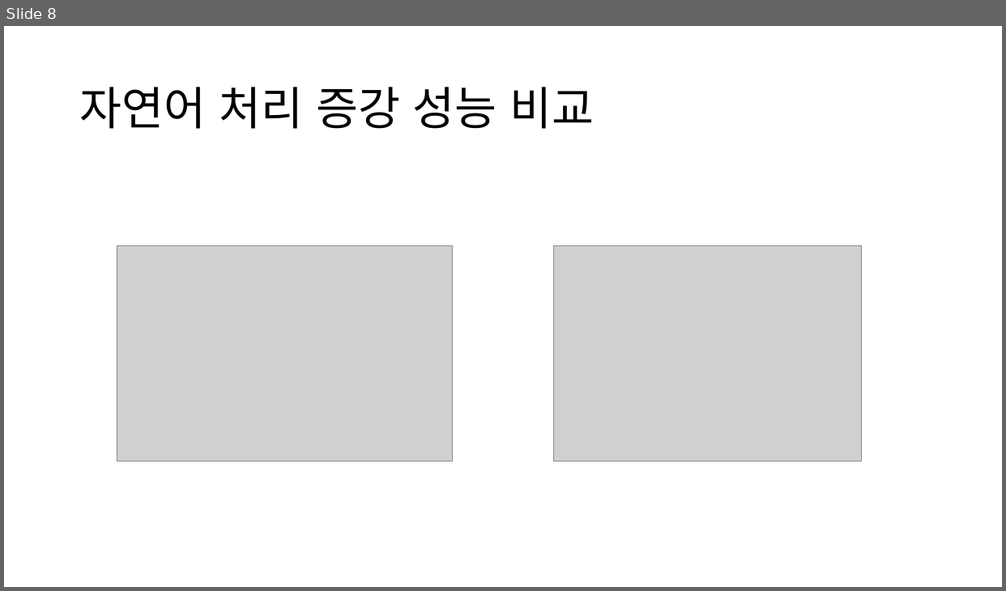
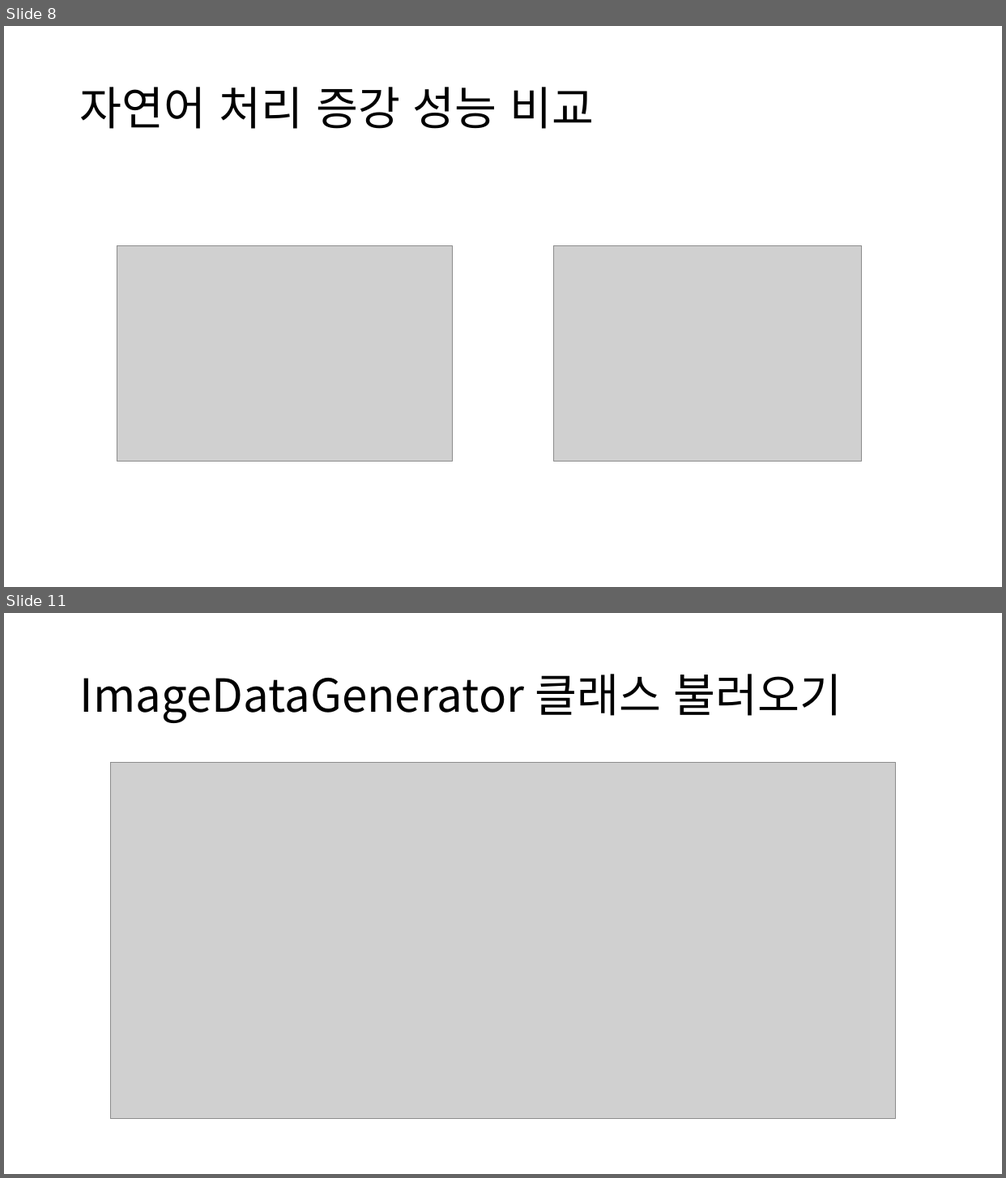
Before and after one commit to CSB-Songdo-International-Portfolio/2025-1_MLDL_course, a slide deck: AI 실전 4주차 - Data Augmentation.pptx. Shown one above the other, each under a label of ours: slide 8 before the commit, slides 8 and 11 after it; the slides between them are not shown. The pictures are 1006x591 and 1006x1178 pixels, drawn with LibreOffice and Linux fonts; fonts in the diff are those of the drawing; grey boxes stand for pictures. Boxes give left, top, right and bottom in pixels: in the first picture for what was removed or moved away, otherwise in the second. Text is boxed around its words. In the diff, an @@ line names an element or a change of style, - is before the commit and + after.

```diff
--- a/AI 실전 4주차 - Data Augmentation.pptx
+++ b/AI 실전 4주차 - Data Augmentation.pptx
@@ slide 11 added at (4, 613, 1002, 1174), background #FFFFFF @@
@@ title added at (80, 674, 842, 723), 44 pt, text #000000 @@
+ImageDataGenerator 클래스 불러오기
@@ picture added at (110, 763, 896, 1119) @@
```
Also in this commit, not shown: 7 other slides added, 1 other file.
